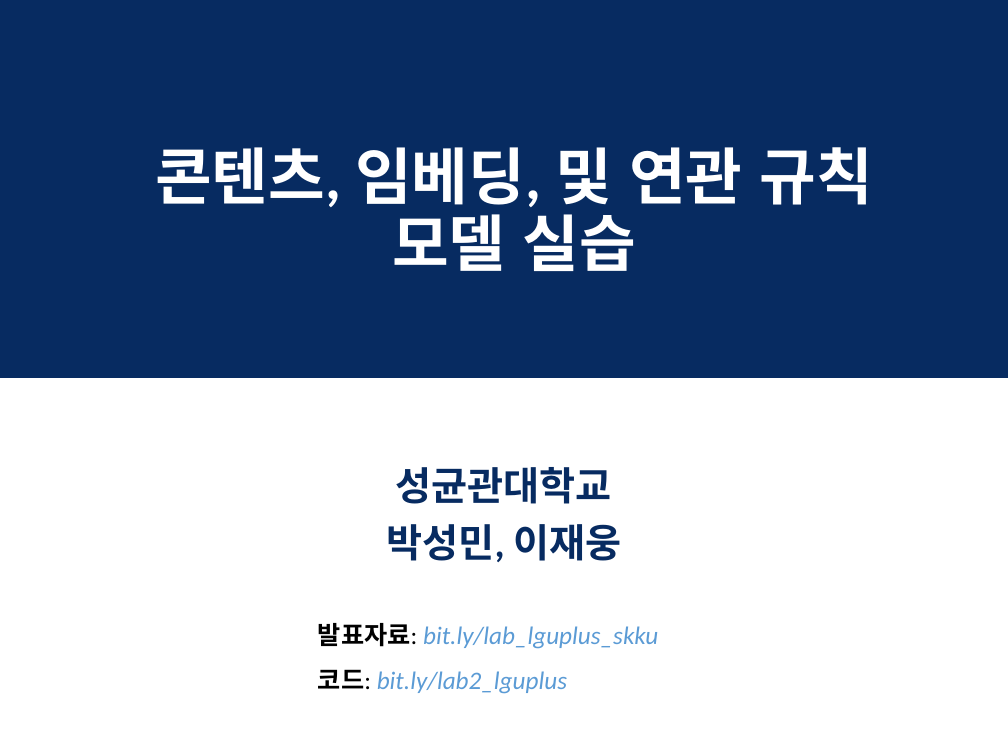
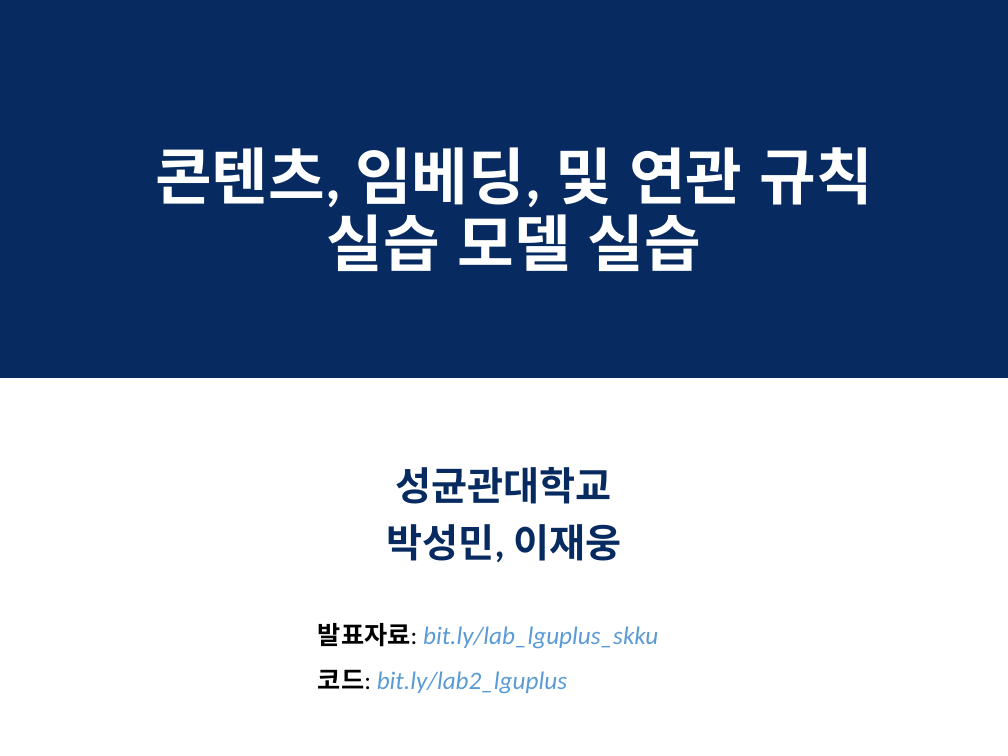
Before and after one commit to knlee-voice/lguplus_2021, a slide deck: slide 1 of slide/W02 Content-, Embedding-, and Association-based Recommendations (Lab).pptx. Drawn at 1008x756 pixels with LibreOffice and Linux fonts; fonts in the diff are those of the drawing; background and template pictures are left out. Boxes give left, top, right and bottom in pixels: in the first picture for what was removed or moved away, otherwise in the second. Text is boxed around its words. In the diff, an @@ line names an element or a change of style, - is before the commit and + after.

```diff
--- a/slide/W02 Content-, Embedding-, and Association-based Recommendations (Lab).pptx
+++ b/slide/W02 Content-, Embedding-, and Association-based Recommendations (Lab).pptx
@@ title at box(155, 147, 873, 271): text changed @@
-콘텐츠, 임베딩, 및 연관 규칙
-모델 실습
+콘텐츠, 임베딩, 및 연관 규칙
+실습 모델 실습
```
Also in this commit, not shown: 3 other slides changed, 1 other file.
